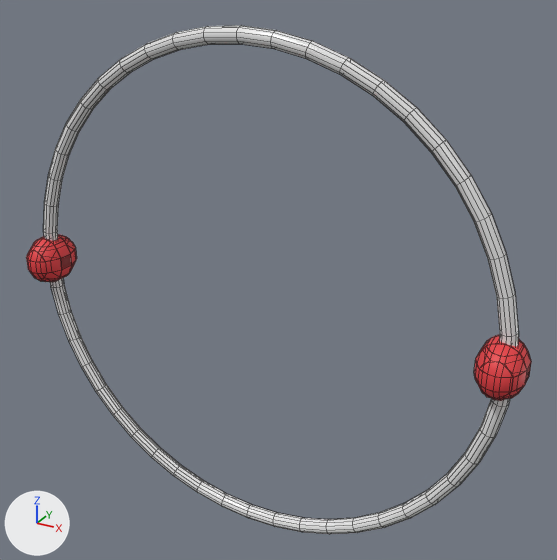
Before and after pictures for a commit that changed the OBJ model src/config/res/2/2.obj.
Both versions are drawn from a 50 mm camera at (1.41, -2.3, 1.29) aimed at (0.09, 0.1, 0.09). Lighting does not change. The marker at lower left points along +X, +Y and +Z. Mesh edges are drawn as thin lines. Where no turn or scale is listed for an object, it has been applied to the vertices.

Script lines for the objects in view, before the commit:
```python
me_electron_001_mball_004 = bpy.data.meshes.new('Electron.001_Mball.004')
me_electron_001_mball_004.from_pydata(...)  # 144 vertices, 164 faces; spans x -1.09..1.07, y -0.12..0.12, z -0.1..0.1
me_electron_001_mball_004.materials.append(mat_electron_color_003)  # red #e73e43
me_electron_mball = bpy.data.meshes.new('Electron_Mball')
me_electron_mball.from_pydata(...)  # 144 vertices, 164 faces; spans x -1.09..1.07, y -0.12..0.12, z -0.1..0.1
me_electron_mball.materials.append(mat_electron_color)  # red #e73e43
me_ring_torus = bpy.data.meshes.new('Ring_Torus')
me_ring_torus.from_pydata(...)  # a torus around y (ring radius 1.0, tube radius 0.03) spanning x -1.03..1.03, y -0.03..0.03, z -1.03..1.03
me_ring_torus.materials.append(mat_none)  # white #e7e7e7
ob_electron_001_mball_004 = bpy.data.objects.new('Electron.001_Mball.004', me_electron_001_mball_004)
ob_electron_001_mball_004.location = (0.0, 0.0, 0.0)
ob_electron_mball = bpy.data.objects.new('Electron_Mball', me_electron_mball)
ob_electron_mball.location = (0.0, 0.0, 0.0)
ob_ring_torus = bpy.data.objects.new('Ring_Torus', me_ring_torus)
ob_ring_torus.location = (0.0, 0.0, 0.0)
```
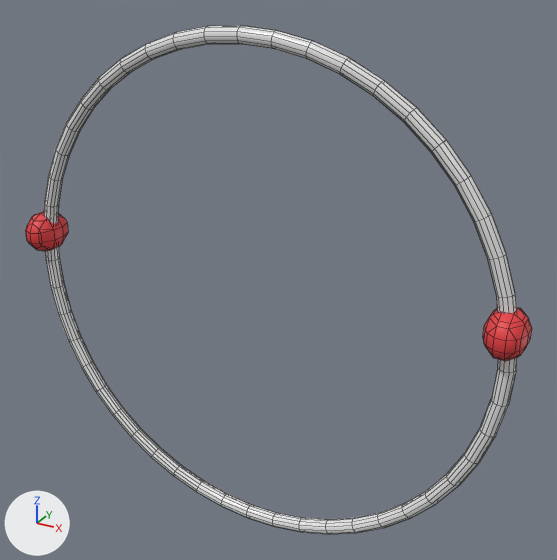
The newer file is also rescaled (x1.2) as a whole; pictures and numbers use the older file's frame.

Pixel boxes (x1, y1, x2, y2) of what changed, in the pictures (557 x 560 px; the box of a moved part takes in the faces that stretch with it):
'Electron_Mball', reshaped (10% shorter)
    before: (27, 235, 524, 400)
    after: (26, 212, 532, 361)
'Electron.001_Mball.004', deleted (red)
    before: (26, 235, 531, 401)
part 1 of me_electron_mball, moved or reshaped
    before: (27, 235, 77, 282)
    after: (483, 307, 532, 361)
part 2 of me_electron_mball, moved or reshaped
    before: (477, 335, 524, 400)
    after: (26, 212, 68, 251)

Edits to the bpy script that builds the scene:
```text
Change me_electron_mball:
    where me_electron_mball.from_pydata(...)  # 144 vertices, 164 faces; spans x -1.09..1.07, y -0.12..0.12, z -0.1..0.1
    used by ob_electron_mball; location = (0.0, 0.0, 0.0)
    me_electron_mball part 1: the loose piece of 72 vertices spanning x -1.09..-0.92, y -0.12..0.12, z -0.1..0.1 is turned 180 degrees about the z axis through its middle and scaled by 0.833, then moved by (1.99, 0.0, 0.13)
    me_electron_mball part 2: the loose piece of 72 vertices spanning x 0.9..1.07, y -0.12..0.12, z -0.1..0.1 is turned 180 degrees about the z axis through its middle and scaled by 0.833, then moved by (-1.99, 0.0, 0.13)
Remove ob_electron_001_mball_004:
    ob_electron_001_mball_004 = bpy.data.objects.new('Electron.001_Mball.004', me_electron_001_mball_004)
    ob_electron_001_mball_004.location = (0.0, 0.0, 0.0)
```
